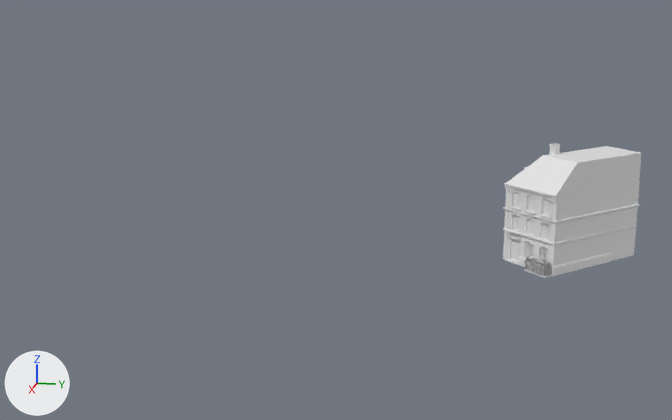
An edit to the glTF model Meshes/Section03/S3B4.glb, drawn before and after from the same camera.
Camera for both pictures: a 50 mm lens placed at (108.4, 24.9, 40.8), pointed at (-26.9, -2.1, 7.0). Lighting does not change. The marker at lower left points along +X, +Y and +Z. Where no turn or scale is listed for an object, it has been applied to the vertices. Vertices at the same position are counted once.

Objects in the first picture: 'Bistro_Research_Exterior_Paris_Chimney_01B2_5959', 'Bistro_Research_Exterior_bux_hedge_box_long_high6_3961', 'Bistro_Research_Exterior_paris_building_03_mirrored_4947', 'Bistro_Research_Exterior_paris_building_03_mirrored_4953', 'Bistro_Research_Exterior_paris_building_03_mirrored_4957', 'Bistro_Research_Exterior_paris_building_03_mirrored_4959', 'Bistro_Research_Exterior_paris_building_03_mirrored_4961', 'Bistro_Research_Exterior_paris_building_03_mirrored_4965'.
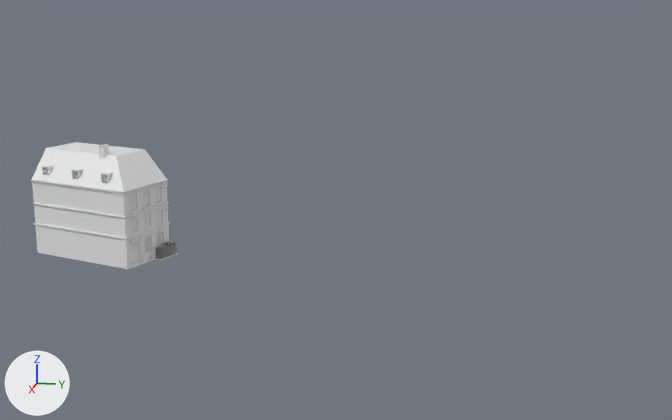
Where the newer file only moved an object's origin or applied its transform, the numbers keep the older frame.

Where the change shows, as pixel boxes [x1, y1, x2, y2] in the pictures (672 x 420 px):
'Bistro_Research_Exterior_paris_building_03_mirrored_4965', mesh turned: before [508, 180, 640, 265]; after [32, 182, 166, 268]
'Bistro_Research_Exterior_paris_building_03_mirrored_4957', mesh turned: before [505, 146, 641, 196]; after [32, 142, 167, 192]
'Bistro_Research_Exterior_paris_building_03_mirrored_4959', mesh turned: before [503, 183, 640, 276]; after [31, 167, 170, 268]
'Bistro_Research_Exterior_paris_building_03_mirrored_4961', mesh turned: before [503, 167, 561, 266]; after [42, 165, 169, 269]
'Bistro_Research_Exterior_paris_building_03_mirrored_4947', mesh turned: before [513, 193, 551, 262]; after [129, 188, 163, 250]
'Bistro_Research_Exterior_bux_hedge_box_long_high6_3961', mesh turned: before [526, 257, 551, 276]; after [156, 241, 177, 259]
'Bistro_Research_Exterior_paris_building_03_mirrored_4953', mesh turned: before [510, 234, 552, 263]; after [129, 226, 167, 253]
'Bistro_Research_Exterior_Paris_Chimney_01B2_5959', no longer drawn: before [549, 143, 560, 155]
'Bistro_Research_Exterior_Paris_Chimney_01B2_5959.1', added: after [99, 146, 109, 158]

The change in detail:
me_mesh_1270 has 3354 vertices, 3288 faces and spans x -23.97..-20.58, y 26.47..30.03, z 0.39..2.33.
me_mesh_1270 is used by ob_bistro_research_exterior_bux_hedge_box_long_high6_3961; location (0.0, 0.0, 0.0).
me_mesh_1270 part 1: the whole mesh is turned 117 degrees about the z axis through its middle, then moved by (1.62, -55.52, -0.25).
me_mesh_790 has 102 vertices, 86 faces and spans x -27.68..-22.6, y 24.37..29.64, z 1.75..10.81.
me_mesh_790 is used by ob_bistro_research_exterior_paris_building_03_mirrored_4947; location (0.0, 0.0, 0.0).
me_mesh_790 part 2: the whole mesh is turned 117 degrees about the z axis through its middle, then moved by (6.89, -56.27, -0.25).
me_mesh_787 has 403 vertices, 755 faces and spans x -28.18..-21.98, y 23.54..30.48, z 0.21..4.76.
me_mesh_787 is used by ob_bistro_research_exterior_paris_building_03_mirrored_4953; location (0.0, 0.0, 0.0).
me_mesh_787 part 3: the whole mesh is turned 117 degrees about the z axis through its middle, then moved by (6.8, -56.22, -0.25).
me_mesh_786 has 40 vertices, 60 faces and spans x -41.3..-21.5, y 22.9..42.6, z 11.8..16.2.
me_mesh_786 is used by ob_bistro_research_exterior_paris_building_03_mirrored_4957; location (0.0, 0.0, 0.0).
me_mesh_786 part 4: the whole mesh is turned 117 degrees about the z axis through its middle, then moved by (10.8, -70.2, -0.2).
me_mesh_785 has 5976 vertices, 10941 faces and spans x -41.6..-21.3, y 22.8..43.0, z 0.2..13.9.
me_mesh_785 is used by ob_bistro_research_exterior_paris_building_03_mirrored_4959; location (0.0, 0.0, 0.0).
me_mesh_785 part 5: the whole mesh is turned 117 degrees about the z axis through its middle, then moved by (10.8, -70.5, -0.2).
me_mesh_784 has 182 vertices, 282 faces and spans x -39.8..-21.6, y 23.2..35.7, z 0.2..14.0.
me_mesh_784 is used by ob_bistro_research_exterior_paris_building_03_mirrored_4961; location (0.0, 0.0, 0.0).
me_mesh_784 part 6: the whole mesh is turned 117 degrees about the z axis through its middle, then moved by (12.8, -64.7, -0.2).
me_mesh_782 has 461 vertices, 749 faces and spans x -41.3..-21.6, y 23.3..42.7, z 0.2..11.9.
me_mesh_782 is used by ob_bistro_research_exterior_paris_building_03_mirrored_4965; location (0.0, 0.0, 0.0).
me_mesh_782 part 7: the whole mesh is turned 117 degrees about the z axis through its middle, then moved by (10.7, -70.5, -0.2).
Mesh me_mesh_315_1 is new.
It has 88 vertices, 128 faces and spans x -0.68..0.59, y -0.62..0.64, z -0.94..0.8.
Object 'Bistro_Research_Exterior_Paris_Chimney_01B2_5959' (ob_bistro_research_exterior_paris_chimney_01b2_5959) is rescaled from (0.0107, 0.0107, 0.0107) to (1.0, 1.0, 1.0).
Object 'Bistro_Research_Exterior_Paris_Chimney_01B2_5959.1' (ob_bistro_research_exterior_paris_chimney_01b2_5959_1) is new; it shows me_mesh_315_1.
Its location is (-18.3, -35.4, 16.4).
